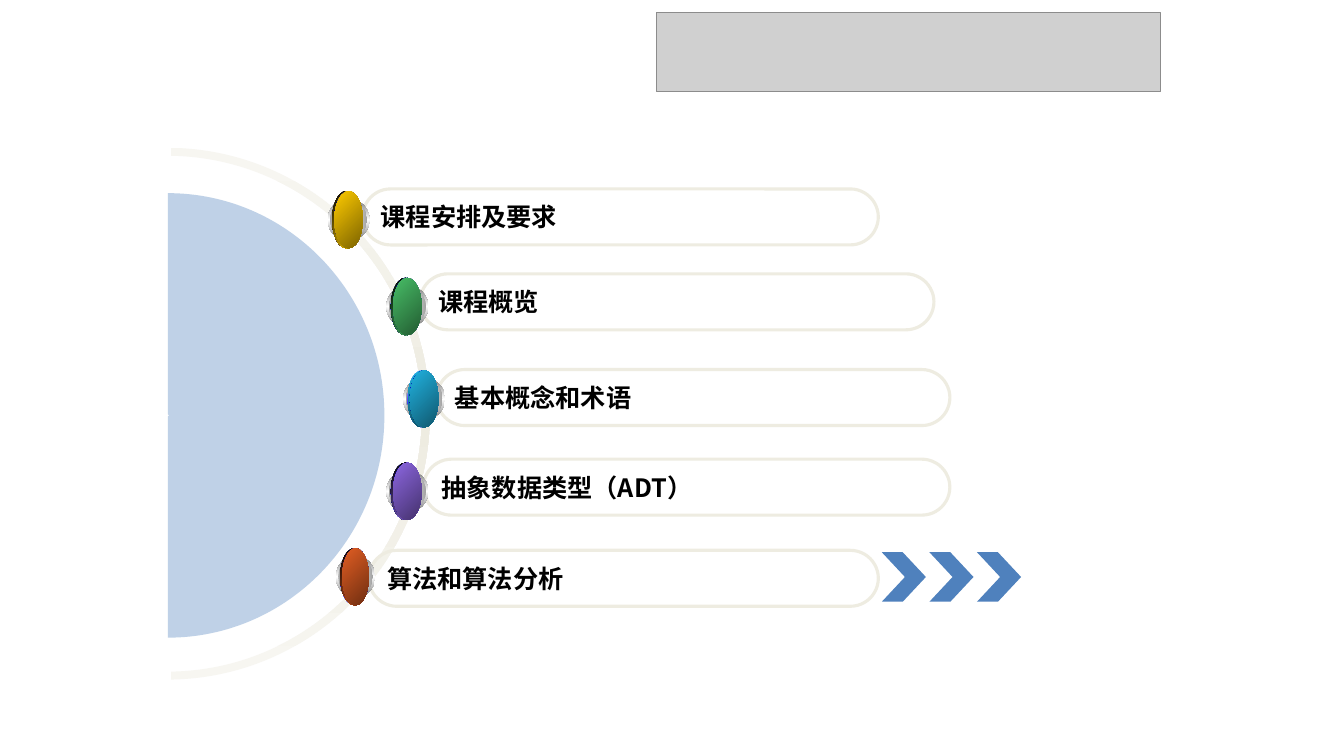
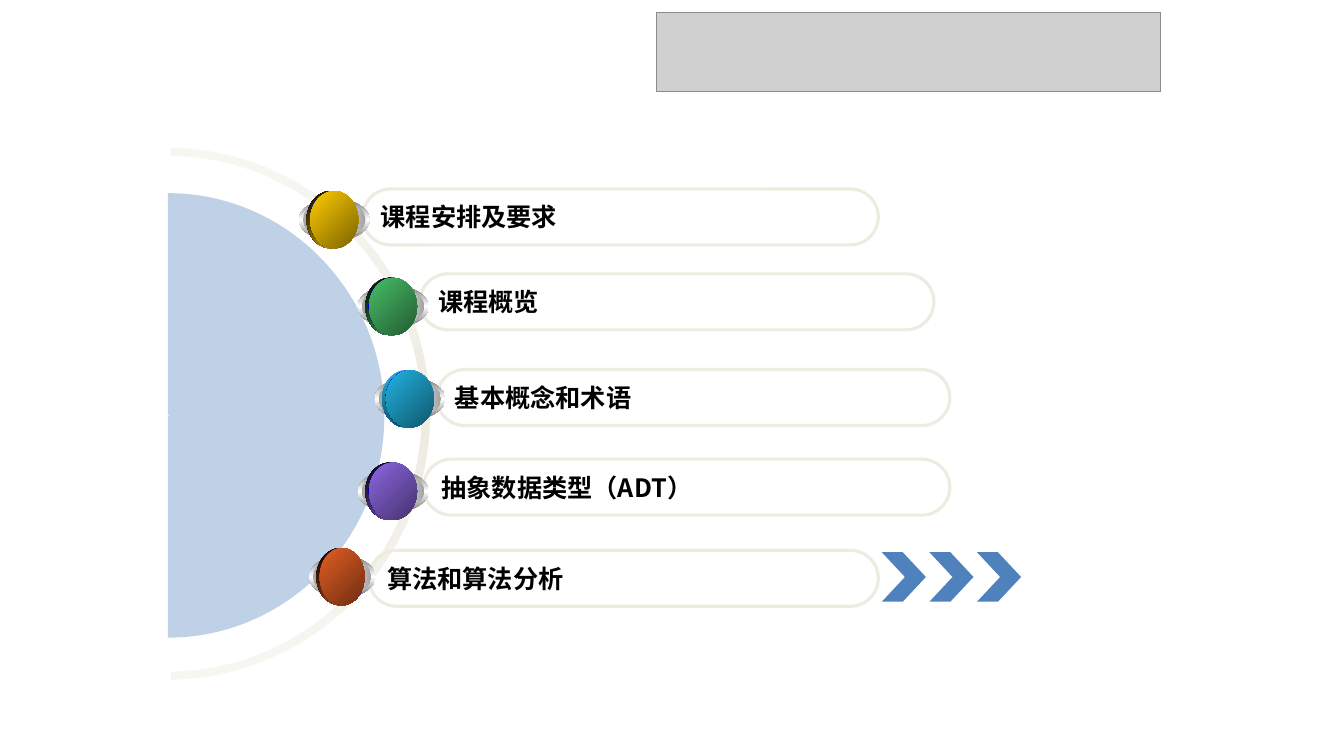
Before and after one commit to Gempittance/Data_Structur_Build, a slide deck: slide 32 of 数据结构PPT/ds1.pptx. Drawn at 1344x756 pixels with LibreOffice and Linux fonts; fonts in the diff are those of the drawing; grey boxes stand for pictures. Boxes give left, top, right and bottom in pixels: in the first picture for what was removed or moved away, otherwise in the second. Text is boxed around its words. In the diff, an @@ line names an element or a change of style, - is before the commit and + after.

```diff
--- a/数据结构PPT/ds1.pptx
+++ b/数据结构PPT/ds1.pptx
@@ ellipse: place and size @@
-ellipse at (328,199,370,241)
+ellipse at (299,199,370,241)
@@ ellipse: place and size @@
-ellipse at (330,202,367,239)
+ellipse at (303,202,366,239)
@@ ellipse: place and size @@
-ellipse at (333,192,361,249)
+ellipse at (307,192,355,249)
@@ ellipse: place and size @@
-ellipse at (333,192,361,249)
+ellipse at (307,192,355,249)
@@ ellipse: place and size @@
-ellipse at (335,192,363,249)
+ellipse at (311,192,359,249)
@@ ellipse: place and size @@
-ellipse at (335,192,363,249)
+ellipse at (311,192,359,249)
@@ ellipse: place and size @@
-ellipse at (386,285,429,328)
+ellipse at (358,285,429,328)
@@ ellipse: place and size @@
-ellipse at (389,288,426,326)
+ellipse at (362,288,424,326)
@@ ellipse: place and size @@
-ellipse at (391,278,419,336)
+ellipse at (365,278,413,336)
@@ ellipse: place and size @@
-ellipse at (391,278,419,336)
+ellipse at (366,278,414,336)
@@ ellipse: place and size @@
-ellipse at (393,278,421,336)
+ellipse at (369,278,417,336)
@@ ellipse: place and size @@
-ellipse at (393,278,421,336)
+ellipse at (369,278,417,336)
@@ ellipse: place and size @@
-ellipse at (403,378,446,420)
+ellipse at (375,378,446,420)
@@ ellipse: place and size @@
-ellipse at (405,380,443,417)
+ellipse at (379,380,442,417)
@@ ellipse: place and size @@
-ellipse at (408,370,437,427)
+ellipse at (382,370,431,427)
@@ ellipse: place and size @@
-ellipse at (408,370,437,427)
+ellipse at (382,370,431,427)
@@ ellipse: place and size @@
-ellipse at (410,370,439,427)
+ellipse at (386,370,435,427)
@@ ellipse: place and size @@
-ellipse at (410,370,439,427)
+ellipse at (386,370,435,427)
@@ ellipse: place and size @@
-ellipse at (386,471,429,513)
+ellipse at (358,471,429,513)
@@ ellipse: place and size @@
-ellipse at (389,473,426,510)
+ellipse at (362,473,424,510)
@@ ellipse: place and size @@
-ellipse at (391,463,419,520)
+ellipse at (365,463,413,520)
@@ ellipse: place and size @@
-ellipse at (391,463,419,520)
+ellipse at (366,463,414,520)
@@ ellipse: place and size @@
-ellipse at (393,463,421,520)
+ellipse at (369,463,417,520)
@@ ellipse: place and size @@
-ellipse at (393,463,421,520)
+ellipse at (369,463,417,520)
@@ ellipse: place and size @@
-ellipse at (336,556,375,598)
+ellipse at (310,556,375,598)
@@ ellipse: place and size @@
-ellipse at (339,559,373,596)
+ellipse at (314,559,372,596)
@@ ellipse: place and size @@
-ellipse at (340,548,368,606)
+ellipse at (317,548,365,606)
@@ ellipse: place and size @@
-ellipse at (341,548,369,606)
+ellipse at (317,548,365,606)
@@ ellipse: place and size @@
-ellipse at (343,548,369,606)
+ellipse at (320,548,364,606)
@@ ellipse: place and size @@
-ellipse at (343,548,369,606)
+ellipse at (320,548,364,606)
```
Also in this commit, not shown: 9 other slides changed, 1 slide added.
